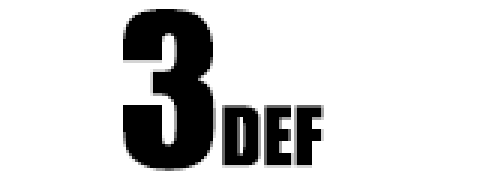
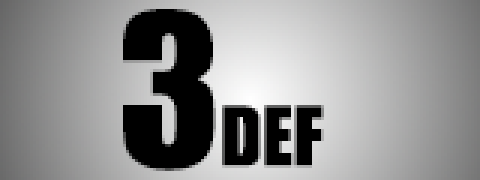
Revision of a layered 480px x 180px image; what changed, layer by layer:
painted on "Background" over [0, 0, 480, 180]
